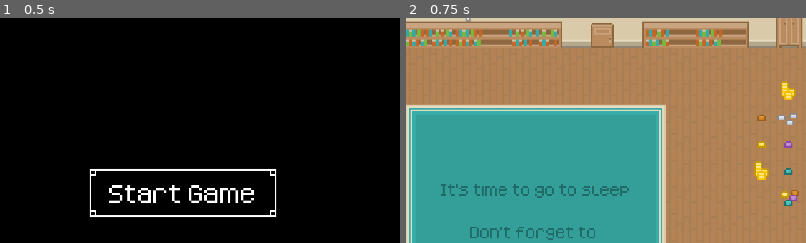
Above: before the commit, frames 1-2 (left to right).
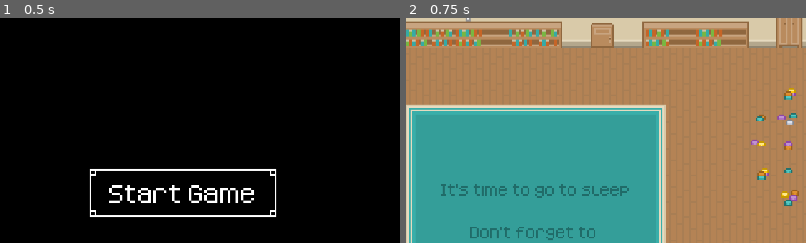
Above: after the commit, the same moments.

Repository: 10Zeeko/levelupgamejam2025
Game: Godot game, scene res://Scenes/main_menu.tscn
Two runs of this game, one before a commit and one after it. Both use one fixed random seed, a clock stepped at 60 frames per second and the inputs below. Sound files missing from this copy of the repository are replaced by a short silence.
Inputs:
- Up to frame 1 (0.5 s): no input
- Up to frame 2 (0.75 s): click "Start Game" at 0.5 s
The pictures show only the part of the screen within x 27-77%, y 11-61%; the shares and areas given below are measured in that part.

Frame 1 is identical in both runs. In frame 2, 0.6% of the frame differs, in the area x 86-98%, y 28-72%.

Commit message:
Small fixes, texture changes and QoL

Diff:
--- a/GameNodes/Interactables/bed.gd
+++ b/GameNodes/Interactables/bed.gd
@@ -2,15 +2,21 @@
 
 @export var next_level : PackedScene
 var light_is_off = false
+@onready var timer: Timer = $Timer
 
 func _on_area_2d_body_entered(body: Node2D) -> void:
 	if body is CharacterBody2D and light_is_off:
-		call_deferred("_change_scene")
+		timer.start()
+		Globals.level_completed = true
+		Globals.player_sleeping()
 
 func _change_scene():
-	Globals.level_completed = true
 	Globals.current_level += 1
 	Globals.change_level()
 
 func _on_hud_switch_lights_signal() -> void:
 	light_is_off = true
+
+
+func _on_timer_timeout() -> void:
+	call_deferred("_change_scene")
--- a/GameNodes/Interactables/bed.tscn
+++ b/GameNodes/Interactables/bed.tscn
@@ -37,4 +37,8 @@
 position = Vector2(-0.25, 2)
 shape = SubResource("RectangleShape2D_jm08a")
 
+[node name="Timer" type="Timer" parent="."]
+one_shot = true
+
 [connection signal="body_entered" from="Area2D" to="." method="_on_area_2d_body_entered"]
+[connection signal="timeout" from="Timer" to="." method="_on_timer_timeout"]
--- a/GameNodes/Player/player_controller.gd
+++ b/GameNodes/Player/player_controller.gd
@@ -136,3 +136,12 @@
 	get_tree().current_scene.add_child(particles_instance)
 	particles_instance.global_position = global_position
 	self.queue_free()
+
+func is_sleeping():
+	var tw = create_tween()
+	tw.tween_property(
+		$ZIcon,
+		"modulate",
+		Color(1, 1, 1, 1.0),
+		0.3
+	)
--- a/GameNodes/Player/player_controller.tscn
+++ b/GameNodes/Player/player_controller.tscn
@@ -13,6 +13,7 @@
 [ext_resource type="AudioStream" uid="uid://c8bo2o40hf6lv" path="res://Sounds/DashSounds/woosh6.ogg" id="9_etjyl"]
 [ext_resource type="AudioStream" uid="uid://dllvuffpu0nb5" path="res://Sounds/DashSounds/woosh7.ogg" id="10_hiqeg"]
 [ext_resource type="AudioStream" uid="uid://bk2vo83w8i52v" path="res://Sounds/DashSounds/woosh8.ogg" id="11_014e0"]
+[ext_resource type="Texture2D" uid="uid://bqvc8yu5wmy1s" path="res://Sprites/Player/emote_sleep.png" id="14_pb2dj"]
 
 [sub_resource type="CapsuleShape2D" id="CapsuleShape2D_3u5yd"]
 radius = 4.75
@@ -115,6 +116,9 @@
 [sub_resource type="ShaderMaterial" id="ShaderMaterial_5xi7h"]
 shader = ExtResource("2_8hkdc")
 
+[sub_resource type="ShaderMaterial" id="ShaderMaterial_lvp12"]
+shader = ExtResource("2_8hkdc")
+
 [node name="player_controller" type="CharacterBody2D"]
 scale = Vector2(4, 4)
 collision_layer = 5
@@ -158,4 +162,10 @@
 
 [node name="ResetLevelTimer" type="Timer" parent="."]
 
+[node name="ZIcon" type="Sprite2D" parent="."]
+modulate = Color(1, 1, 1, 0)
+material = SubResource("ShaderMaterial_lvp12")
+position = Vector2(-10, -12)
+texture = ExtResource("14_pb2dj")
+
 [connection signal="ready" from="." to="." method="_on_ready"]
--- a/GameNodes/globals.gd
+++ b/GameNodes/globals.gd
@@ -35,6 +35,10 @@
 	else:
 		get_tree().reload_current_scene()
 
+func player_sleeping():
+	if player_controller != null:
+		player_controller.is_sleeping()
+
 func kill_player():
 	if player_controller != null:
 		player_controller.kill_player()
--- a/GameNodes/level_timer.tscn
+++ b/GameNodes/level_timer.tscn
@@ -25,7 +25,8 @@
 
 func _on_timer_timeout() -> void:
 	restart_timer.start()
-	Globals.kill_player()
+	if not(Globals.level_completed):
+		Globals.kill_player()
 
 
 func _on_restart_timer_timeout() -> void:
--- a/Scenes/fifth_level.tscn
+++ b/Scenes/fifth_level.tscn
@@ -1378,7 +1378,7 @@
 sources/1 = SubResource("TileSetAtlasSource_6ev3c")
 
 [sub_resource type="CapsuleShape2D" id="CapsuleShape2D_1em41"]
-radius = 18.0
+radius = 15.75
 height = 209.5
 
 [sub_resource type="Gradient" id="Gradient_maf8m"]
@@ -1418,15 +1418,15 @@
 [node name="ObstaclesArea2D" type="Area2D" parent="Obstacles"]
 
 [node name="CollisionPolygon2D" type="CollisionPolygon2D" parent="Obstacles/ObstaclesArea2D"]
-position = Vector2(167.75, -31)
-polygon = PackedVector2Array(1.75, 34.25, 2, 67, -28.5, 67.5, -28.75, 34.25)
+position = Vector2(327.5, 15.25)
+polygon = PackedVector2Array(19.75, 54, 19, 61.25, -49.75, 63.25, -56.75, 55.5)
 
 [node name="Hole_Collision" type="StaticBody2D" parent="Obstacles"]
 collision_layer = 4
 collision_mask = 4
 
 [node name="CollisionShape2D" type="CollisionShape2D" parent="Obstacles/Hole_Collision"]
-position = Vector2(225.25, 151.25)
+position = Vector2(222.75, 151.25)
 shape = SubResource("CapsuleShape2D_1em41")
 
 [node name="HUD_Switch" parent="." instance=ExtResource("5_56e0d")]
--- a/project.godot
+++ b/project.godot
@@ -66,6 +66,11 @@
 "events": [Object(InputEventKey,"resource_local_to_scene":false,"resource_name":"","device":-1,"window_id":0,"alt_press …(191 unchanged characters)…
 ]
 }
+Reset={
+"deadzone": 0.5,
+"events": [Object(InputEventKey,"resource_local_to_scene":false,"resource_name":"","device":-1,"window_id":0,"alt_pressed":false,"shift_pressed":false,"ctrl_pressed":false,"meta_pressed":false,"pressed":false,"keycode":0,"physical_keycode":82,"key_label":0,"unicode":114,"location":0,"echo":false,"script":null)
+]
+}
 
 [rendering]
 
Not shown: 1 places in GameNodes/Player/player_controller.tscn that only renumber resources
Binary file added: Sprites/Player/emote_sleep.png
Not shown, added: Sprites/Player/emote_sleep.png.import
Binary file changed: Sprites/Tilesheets/roguelikeSheet_transparent.png
Not shown, added: Sprites/Tilesheets/roguelikeSheet_transparent.png~
